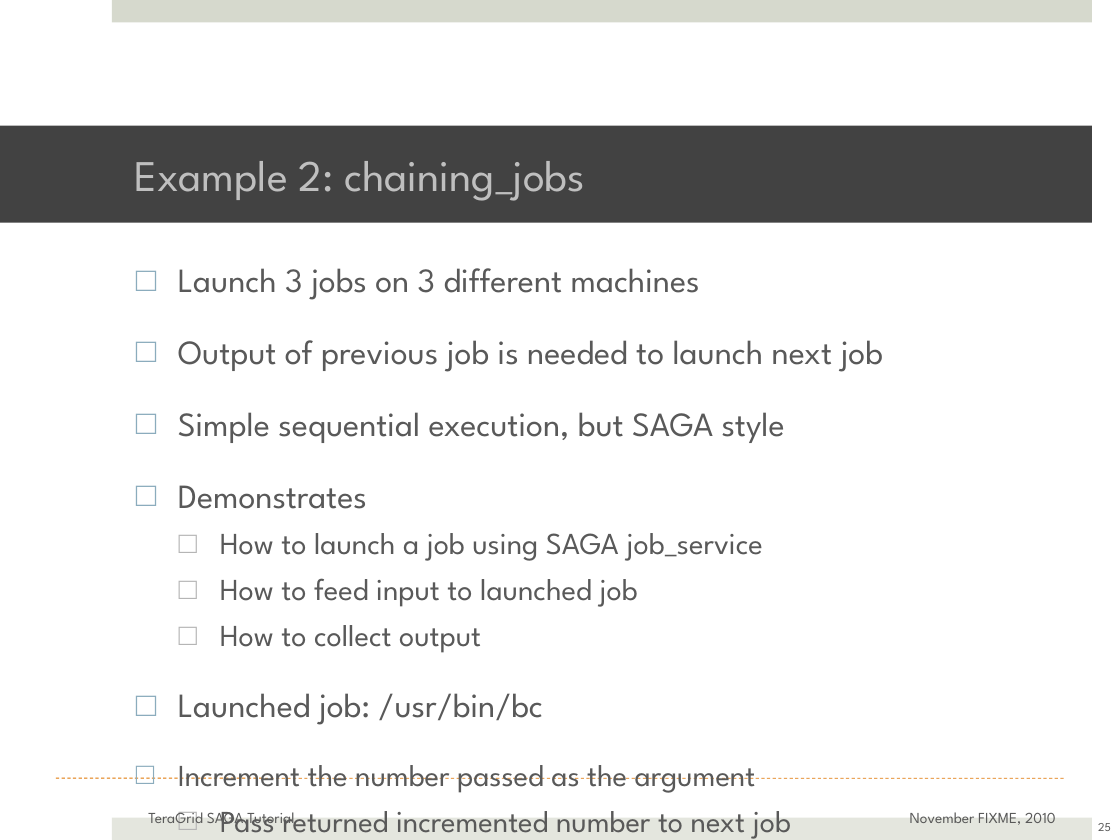
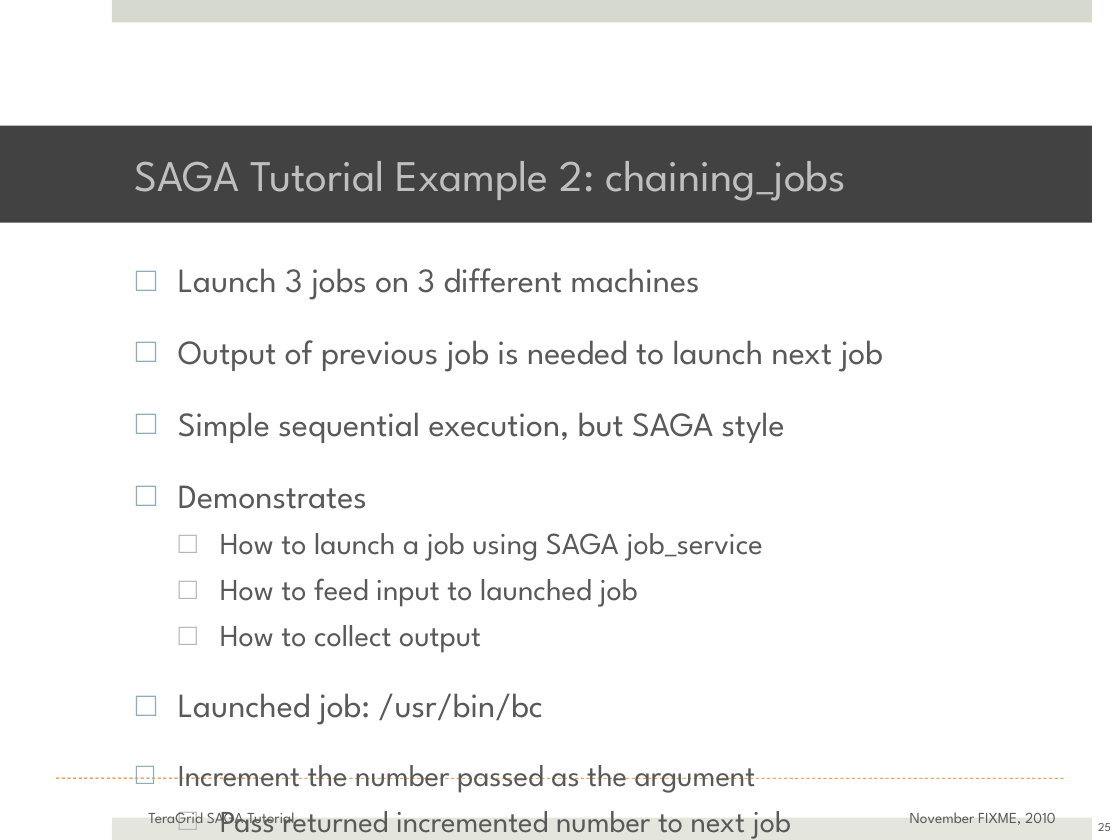
Before and after one commit to saga-project/saga-cpp-legacy-projects, a slide deck: slide 25 of tutorial/general_tutorial/SAGA-API-levels.pptx. Drawn at 1120x840 pixels with LibreOffice and Linux fonts; fonts in the diff are those of the drawing; background and template pictures are left out. Boxes give left, top, right and bottom in pixels: in the first picture for what was removed or moved away, otherwise in the second. Text is boxed around its words. In the diff, an @@ line names an element or a change of style, - is before the commit and + after.

Commit message:
Lots of small fixes (read updates) in Hartmut's Section   But lots left to do (for Hartmut)
  Minor update in SAGA-Intro-Conclusion.pptx

```diff
--- a/tutorial/general_tutorial/SAGA-API-levels.pptx
+++ b/tutorial/general_tutorial/SAGA-API-levels.pptx
@@ title at [134, 161, 846, 201]: text changed @@
-Example 2: chaining_jobs
+SAGA Tutorial Example 2: chaining_jobs
```
Also in this commit, not shown: 6 other slides changed, 1 other file.
